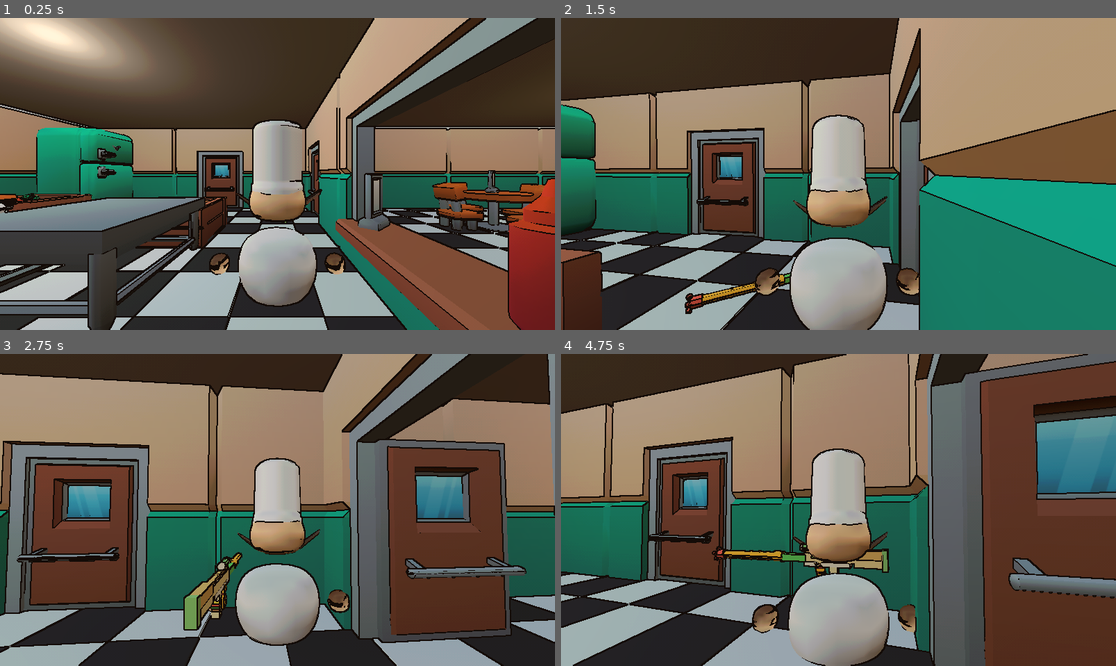
Above: before the commit, frames 1-4 (two rows, left to right).
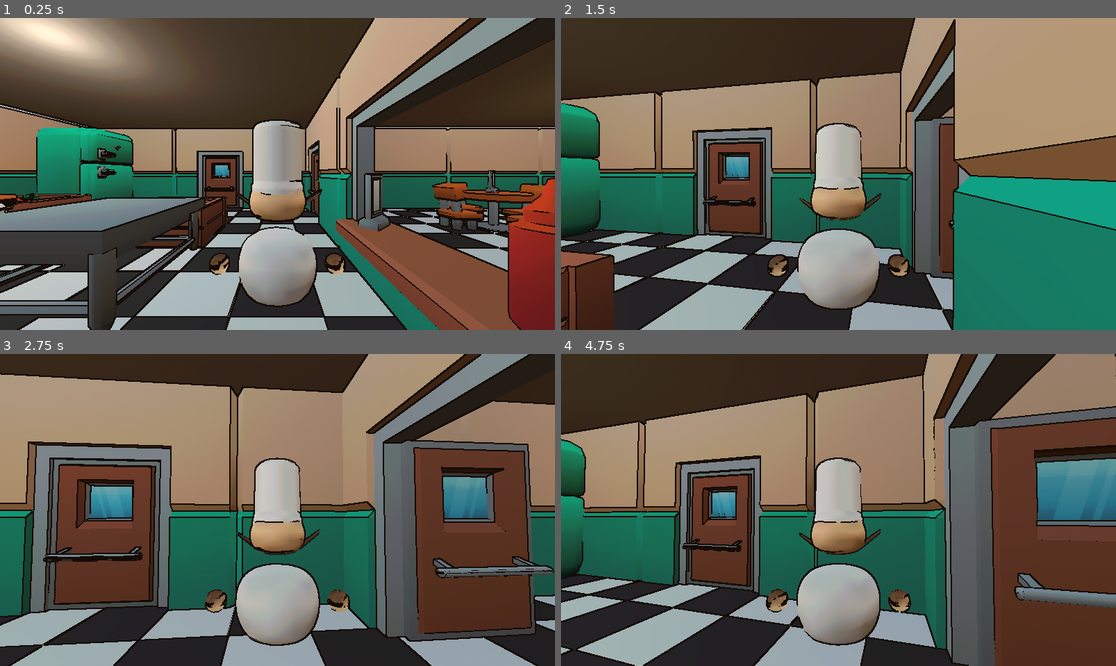
Above: after the commit, the same moments.

Repository: Alexandre74739/Chaos-Kitchen
Game: Godot game, scene res://main.tscn
Same seed, same stepped clock (60 frames per second), same inputs: the game is played once before the commit and once after it.
Inputs (mouse positions are in pixels of both pictures, inside the frame that each line leads up to):
- Up to frame 1 (0.25 s): no input
- Up to frame 2 (1.5 s): move the mouse to (866, 174) at 0.52 s; hold E (interact) 0.53-1.28 s; hold W (move_forward) from 0.53 s (still down); move the mouse to (810, 174) at 1.27 s; click (810, 174) at 1.35 s
- Up to frame 3 (2.75 s): keep holding W (move_forward); move the mouse to (288, 503) at 2.02 s; hold E (interact) from 2.03 s (still down)
- Up to frame 4 (4.75 s): keep holding W (move_forward); move the mouse to (832, 516) at 2.77 s; release E (interact) at 2.78 s; click (832, 516) at 2.85 s; move the mouse to (877, 513) at 3.52 s; hold E (interact) 3.53-4.28 s; move the mouse to (794, 506) at 4.27 s; click (794, 506) at 4.35 s

The runs differ from the first frame. In frame 1, less than 0.1% of the frame differs, in the area x 50-52%, y 65-66%; in frame 2, 28%; in frame 3, 36%; in frame 4, 52%, in the area x 0-100%, y 0-100%.

Commit message:
mise à jour de la position du fusil dans la scène principale et nettoyage du code en supprimant les particules d'atterrissage

Diff:
--- a/main.tscn
+++ b/main.tscn
@@ -94,6 +94,6 @@
 transform = Transform3D(-4.371139e-08, 0, 1, 0, 1, 0, -1, 0, -4.371139e-08, 0.25, 0.5, -9.75)
 
 [node name="Fusil" parent="." unique_id=300000002 instance=ExtResource("15_fusil")]
-transform = Transform3D(1, 0, 0, 0, 1, 0, 0, 0, 1, 7.329384, 0.5, -9.103743)
+transform = Transform3D(1, 0, 0, 0, 1, 0, 0, 0, 1, 7.9135685, 0.5, -21.617325)
 
 [node name="PostProcess" parent="." unique_id=300000001 instance=ExtResource("14_ppfx")]
--- a/scripts/player.gd
+++ b/scripts/player.gd
@@ -12,9 +12,8 @@
 @onready var lean_pivot       = $LeanPivot
 @onready var anim             = $LeanPivot/AnimPlayerGodot
 
-var main_droite : Node3D          = null
-var particules  : GPUParticles3D  = null
-var sfx_marche  : AudioStreamPlayer = null
+var main_droite       : Node3D            = null
+var sfx_marche        : AudioStreamPlayer = null
 
 @export var fusil_offset_main : Vector3 = Vector3(0.20, 0.35, 0.0)
 
@@ -43,32 +42,6 @@
 			anim.play("idle_organic")
 		else:
 			push_error("Animation idle_organic introuvable")
-
-	# ── Crée les particules d'atterrissage ────────────────
-	particules = GPUParticles3D.new()
-	add_child(particules)
-	particules.position      = Vector3(0, 0.05, 0)
-	particules.emitting      = false
-	particules.one_shot      = true
-	particules.explosiveness = 0.9
-	particules.amount        = 12
-
-	var mat = ParticleProcessMaterial.new()
-	mat.emission_shape         = ParticleProcessMaterial.EMISSION_SHAPE_SPHERE
-	mat.emission_sphere_radius = 0.2
-	mat.direction              = Vector3(0, 1, 0)
-	mat.spread                 = 60.0
-	mat.initial_velocity_min   = 1.0
-	mat.initial_velocity_max   = 2.5
-	mat.gravity                = Vector3(0, -6, 0)
-	mat.scale_min              = 0.05
-	mat.scale_max              = 0.15
-	particules.process_material = mat
-
-	var mesh_part    = SphereMesh.new()
-	mesh_part.radius = 0.05
-	mesh_part.height = 0.1
-	particules.draw_pass_1 = mesh_part
 
 	# ── Lecteur dédié aux pas en boucle ───────────────────
 	sfx_marche = AudioStreamPlayer.new()
@@ -101,8 +74,6 @@
 		Input.set_mouse_mode(Input.MOUSE_MODE_VISIBLE)
 
 func _physics_process(delta):
-	var etait_en_air = not is_on_floor()
-
 	# ── Gravité ───────────────────────────────────────────
 	if not is_on_floor():
 		velocity.y += GRAVITY * delta
@@ -123,7 +94,7 @@
 	velocity.z = direction.z * SPEED
 	move_and_slide()
 
-	# ── Son de marche en boucle ───────────────────────────
+	# ── Son de marche ────────────────────────────────────
 	var is_moving = direction.length() > 0.1 and is_on_floor()
 	if is_moving:
 		if not sfx_marche.playing:
@@ -131,11 +102,6 @@
 	else:
 		if sfx_marche.playing:
 			sfx_marche.stop()
-
-	# ── Particules à l'atterrissage ───────────────────────
-	if etait_en_air and is_on_floor():
-		particules.restart()
-		particules.emitting = true
 
 	# ── Caméra manette ────────────────────────────────────
 	var joy_x = Input.get_axis("camera_x_left", "camera_x_right")
